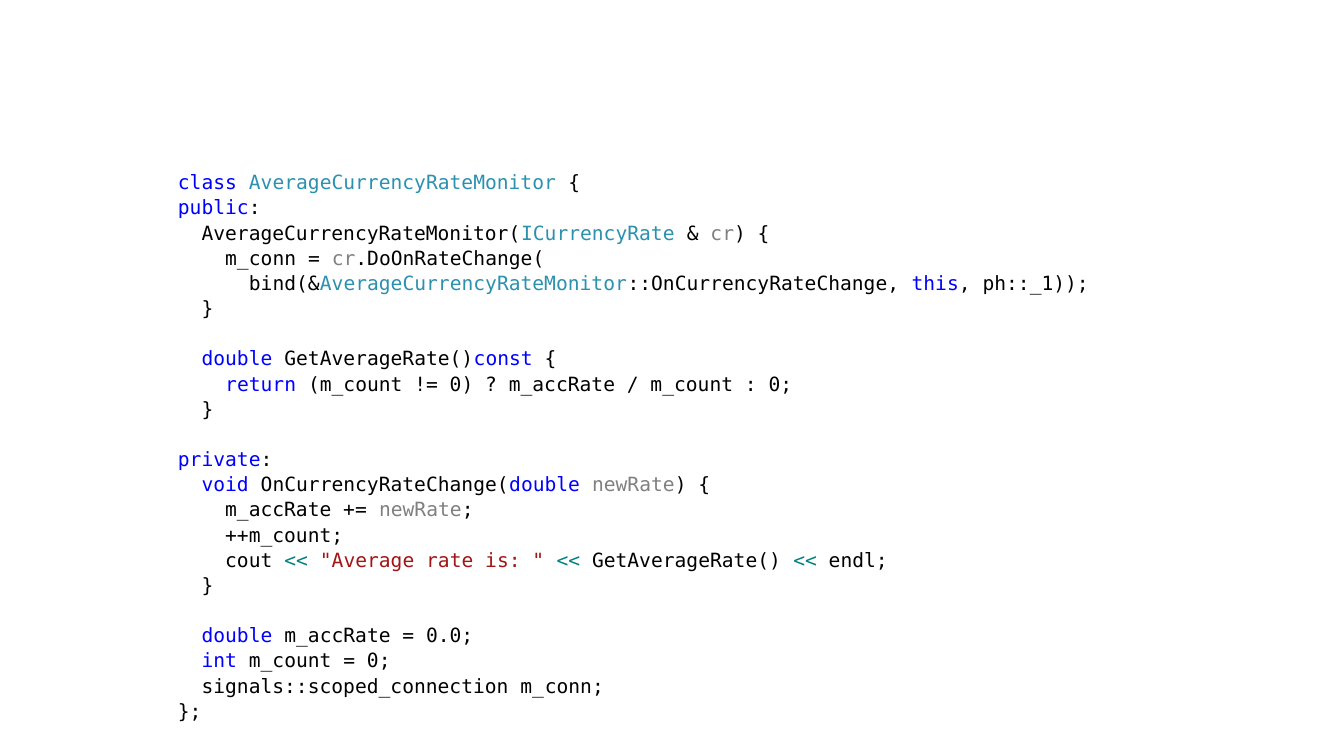
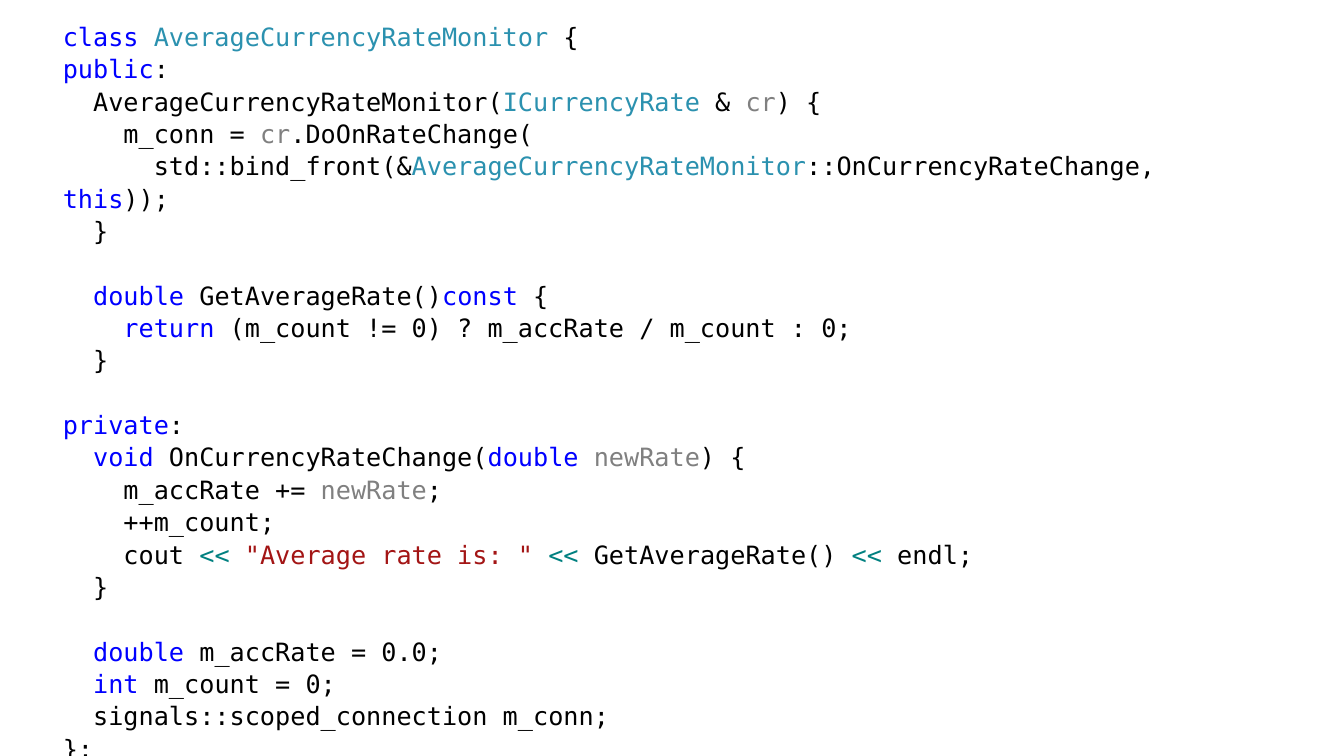
Before and after one commit to alexey-malov/ood, a slide deck: slide 47 of lectures/02.observer/observer.pptx (slide 48 before the commit). Drawn at 1344x756 pixels with LibreOffice and Linux fonts; fonts in the diff are those of the drawing. Boxes give left, top, right and bottom in pixels: in the first picture for what was removed or moved away, otherwise in the second. Text is boxed around its words. In the diff, an @@ line names an element or a change of style, - is before the commit and + after.

```diff
--- a/lectures/02.observer/observer.pptx
+++ b/lectures/02.observer/observer.pptx
@@ text "class AverageCurrencyRateMonitor {": place and size @@
-text "class AverageCurrencyRateMonitor {" at box(178, 174, 1089, 698)
+text "class AverageCurrencyRateMonitor {" at box(63, 26, 1155, 731)
@@ text at box(63, 26, 973, 731): size 14 to 18 pt in "class AverageCurrencyRateMonitor {", "public:", "AverageCurrencyRateMonitor(ICurrencyRate & cr) {", "m_conn = cr.DoOnRateChange(" and 14 more places @@
@@ text at box(63, 156, 1155, 212): text changed; size 14 to 18 pt @@
-bind(&AverageCurrencyRateMonitor::OnCurrencyRateChange, this, ph::_1));
+std::bind_front(&AverageCurrencyRateMonitor::OnCurrencyRateChange, this));
```
Also in this commit, not shown: 17 other slides changed, 2 slides added, 2 slides removed, 2 other files.
